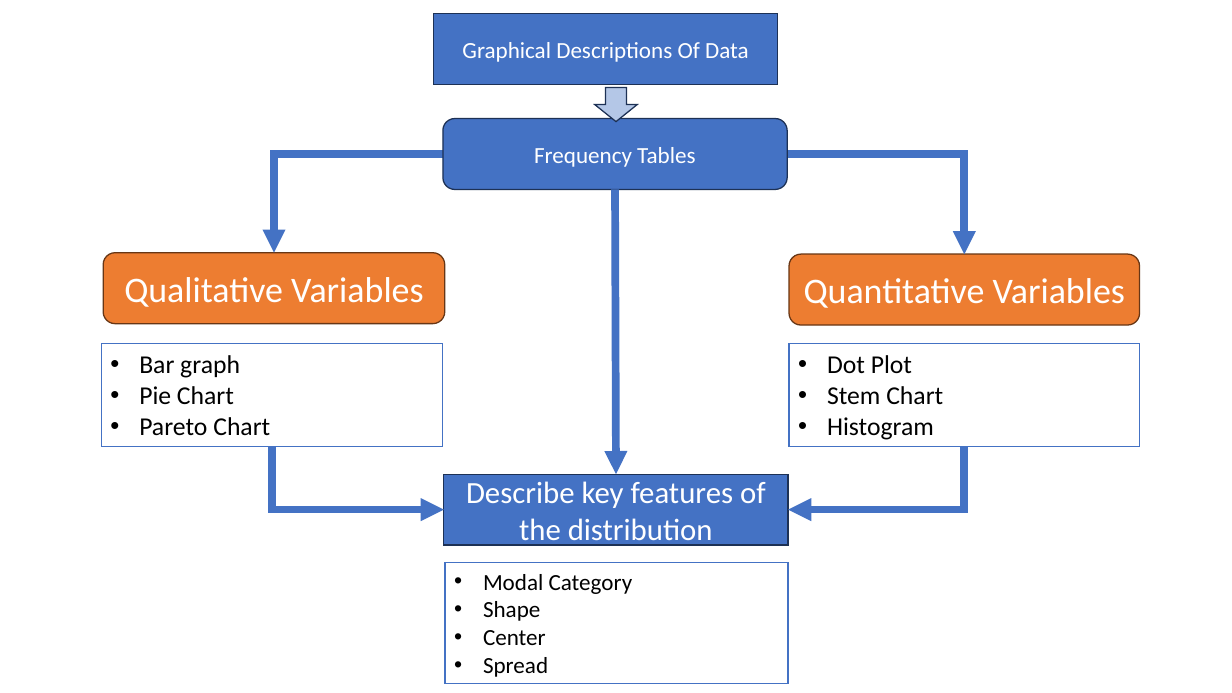
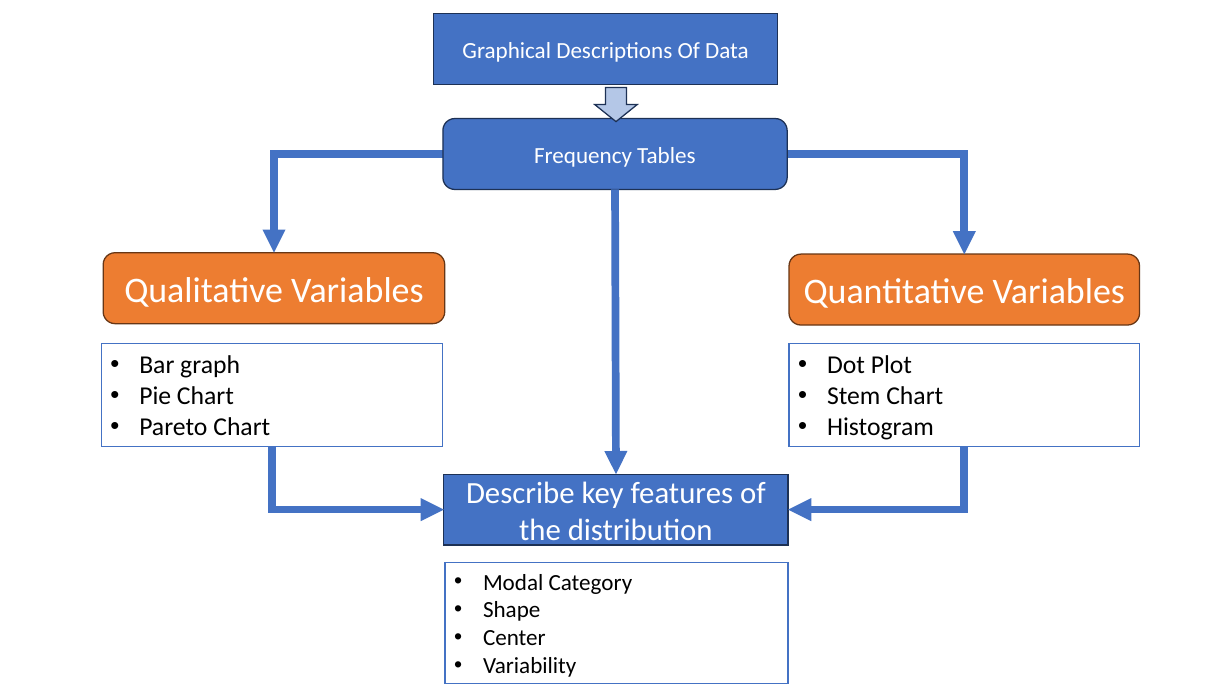
Before and after one commit to Jarred6068/Kvamme_UI_STAT251, a slide deck: slide 18 of docs/lecture_slides/Week 2/Week2_Lecture3_Slides_1_19_2024.pptx (slide 13 before the commit). Drawn at 1232x693 pixels with LibreOffice and Linux fonts; fonts in the diff are those of the drawing. Boxes give left, top, right and bottom in pixels: in the first picture for what was removed or moved away, otherwise in the second. Text is boxed around its words. In the diff, an @@ line names an element or a change of style, - is before the commit and + after.

```diff
--- a/docs/lecture_slides/Week 2/Week2_Lecture3_Slides_1_19_2024.pptx
+++ b/docs/lecture_slides/Week 2/Week2_Lecture3_Slides_1_19_2024.pptx
@@ text in rectangle at [483, 657, 576, 677]: text changed @@
-• Spread
+• Variability
```
Also in this commit, not shown: 5 other slides changed, 13 other files.
